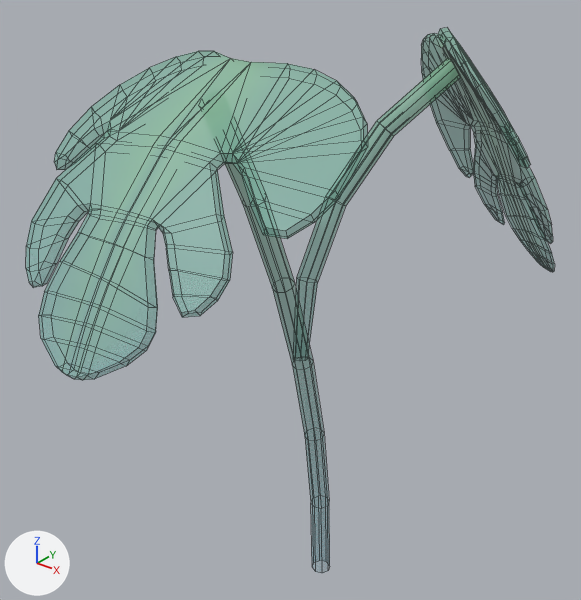
The FBX model Assets/Models/Tiny Treats plants/monstera_leaf_large_D.fbx, before and after one commit.
Camera for both pictures: a camera (50 mm lens) standing at (2.02, -2.8, 3.34) and looking at (0.0, -0.28, 1.78). Every picture has the same lights, and +X, +Y and +Z are marked at lower left. Mesh edges are drawn as thin lines. Objects named as collision shapes, trigger or cutter boxes, shadow casters or lower levels of detail are left out. Where no turn or scale is listed for an object, it has been applied to the vertices.

The first picture shows 'monstera_leaf_large_D'.
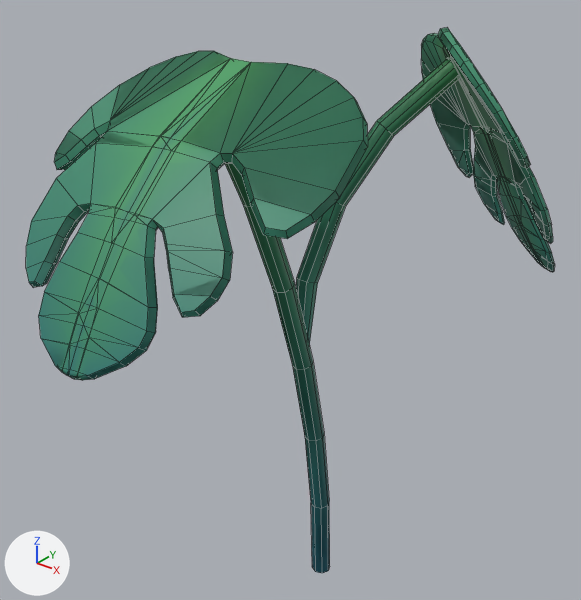
Location of each change, [x1, y1, x2, y2] in pixels of the pictures (581 x 600 px):
'monstera_leaf_large_D', surface changed: [29, 27, 555, 573] in both
'monstera_leaf_large_D_LOD1', added (green): after [26, 27, 555, 573]

Patch to the scene script:
```diff
--- a/Assets/Models/Tiny Treats plants/monstera_leaf_large_D.fbx.py
+++ b/Assets/Models/Tiny Treats plants/monstera_leaf_large_D.fbx.py
@@ img_tiny_treats_texture_1_png @@
-img_tiny_treats_texture_1_png = load_image('tiny_treats_texture_1.png', 'tiny_treats_texture_1.png', 1024, 1024, 'Non-Color')
+img_tiny_treats_texture_1_png = load_image('tiny_treats_texture_1.png', 'tiny_treats_texture_1.png', 1024, 1024, 'sRGB')
@@ mat_tiny_treats_1 @@
 n0 = _N.new('ShaderNodeBsdfPrincipled'); n0.name = 'Principled BSDF'
 n2 = _N.new('ShaderNodeTexImage'); n2.name = 'Image Texture'
 n2.image = img_tiny_treats_texture_1_png
-n3 = _N.new('ShaderNodeTexImage'); n3.name = 'Image Texture.001'
-n3.image = img_tiny_treats_texture_1_png
 _L.new(n2.outputs[0], n0.inputs[0])  # 'Color' to 'Base Color'
-_L.new(n3.outputs[0], n0.inputs[4])  # 'Color' to 'Alpha'
 _L.new(n0.outputs[0], n1.inputs[0])  # 'BSDF' to 'Surface'
+_L.new(n2.outputs[1], n0.inputs[4])  # 'Alpha' to 'Alpha'
@@ me_monstera_leaf_large_d_001 @@
+me_monstera_leaf_large_d_001.from_pydata(...)  # 541 vertices, 587 faces; spans x -0.63..0.95, y -1.49..0.79, z 0.0..2.92
+me_monstera_leaf_large_d_001.materials.append(mat_tiny_treats_1)  # picture img_tiny_treats_texture_1_png
@@ ob_monstera_leaf_large_d_lod1 @@
+ob_monstera_leaf_large_d_lod1 = bpy.data.objects.new('monstera_leaf_large_D_LOD1', me_monstera_leaf_large_d_001)
+ob_monstera_leaf_large_d_lod1.location = (0.0, 0.0, 0.0)
```
